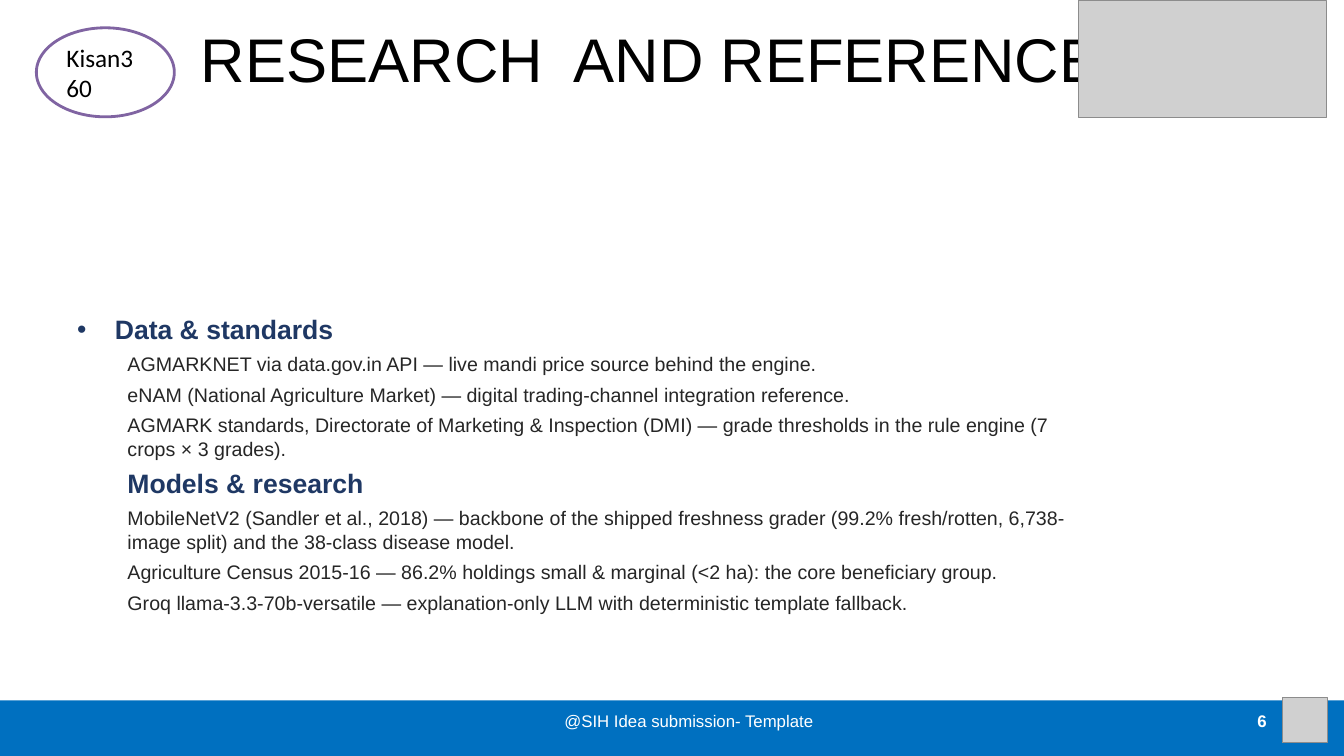
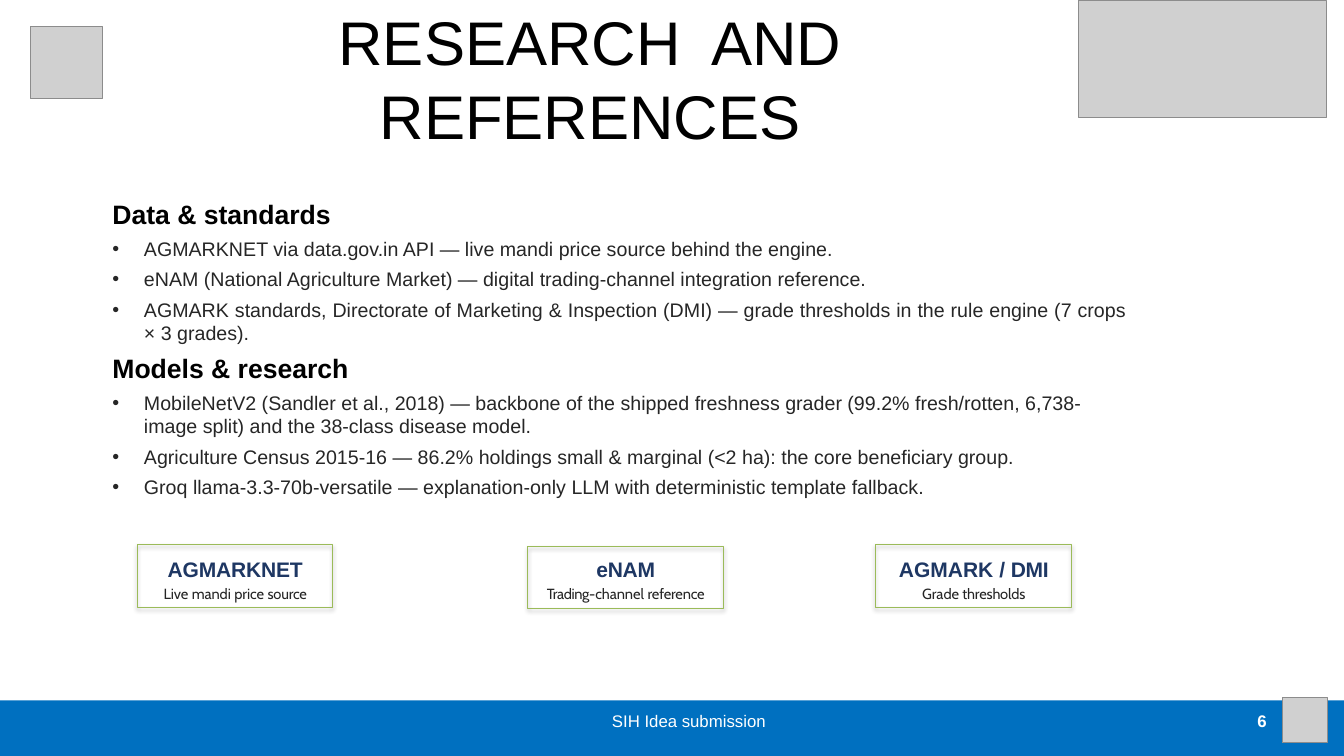
Before and after one commit to Kissan-360/Kisan360_new, a slide deck: slide 6 of Kisan360_SIH26132_Idea_PPT_v4.pptx. Drawn at 1344x756 pixels with LibreOffice and Linux fonts; fonts in the diff are those of the drawing; grey boxes stand for pictures. Boxes give left, top, right and bottom in pixels: in the first picture for what was removed or moved away, otherwise in the second. Text is boxed around its words. In the diff, an @@ line names an element or a change of style, - is before the commit and + after.

```diff
--- a/Kisan360_SIH26132_Idea_PPT_v4.pptx
+++ b/Kisan360_SIH26132_Idea_PPT_v4.pptx
@@ picture added at (x1=30, y1=26, x2=103, y2=99) @@
@@ ellipse removed at (x1=36, y1=28, x2=174, y2=117) @@
-Kisan360
@@ title "RESEARCH AND REFERENCES" rewrapped from (x1=201, y1=33, x2=1142, y2=94) to (x1=339, y1=22, x2=841, y2=140) @@
@@ text "Data & standards" moved from (x1=115, y1=319, x2=1065, y2=614) to (x1=112, y1=204, x2=1126, y2=498) @@
@@ text "Data & standards" at (x1=112, y1=204, x2=1126, y2=498): text colour #1F3864 to #000000 in "Data & standards", "Models & research"; bullet • to none; alignment left to justified; bullet none to •; list level 2 to 1 in "AGMARKNET via data.gov.in API — ..."; list level 2 to 1 in "eNAM (National Agriculture Market) — ..."; list level 2 to 1 in "AGMARK standards, Directorate of Marketing ..."; list level 2 to 1 in "MobileNetV2 (Sandler et al., 2018) ..."; list level 2 to 1 in "Agriculture Census 2015-16 — 86.2% ..."; list level 2 to 1 in "Groq llama-3.3-70b-versatile — explanation-only LLM ..." @@
@@ rectangle added at (x1=137, y1=545, x2=333, y2=608), outline #9BBB59 0.75 pt @@
@@ text added at (x1=164, y1=562, x2=307, y2=603), 10.5 pt, text #252525 @@
+AGMARKNET
+Live mandi price source
@@ rectangle added at (x1=528, y1=546, x2=724, y2=609), outline #9BBB59 0.75 pt @@
@@ text added at (x1=547, y1=562, x2=705, y2=603), 10.5 pt, text #252525 @@
+eNAM
+Trading-channel reference
@@ rectangle added at (x1=876, y1=545, x2=1072, y2=608), outline #9BBB59 0.75 pt @@
@@ text added at (x1=899, y1=562, x2=1049, y2=599), 10.5 pt, text #252525 @@
+AGMARK / DMI
+Grade thresholds
@@ text at (x1=612, y1=715, x2=766, y2=727): text changed @@
-@SIH Idea submission- Template
+SIH Idea submission
```
Also in this commit, not shown: 5 other slides changed, 11 other files.
